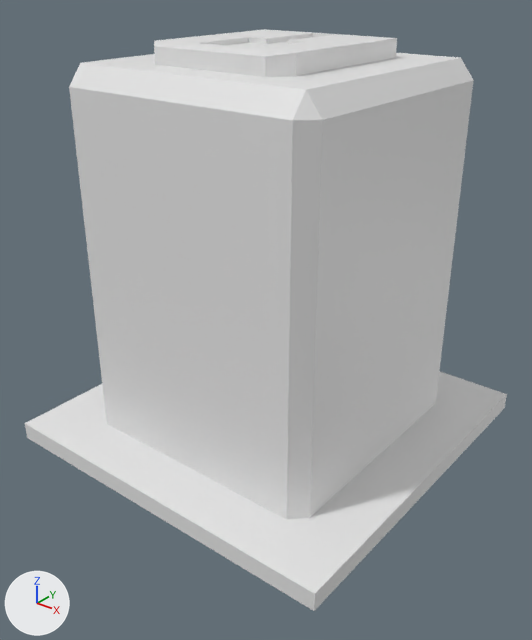
The Blender file ExternalAssets/Blender/Door02.blend, before and after one commit.
Both versions are drawn from a 50 mm camera at (0.93, -1.192, 1.009) aimed at (0.025, -0.061, 0.308). The lights are fixed; the arrows at lower left show +X, +Y and +Z. Materials are left out; every surface is plain grey.

Objects in the first picture: 'Base', 'Door', 'Lock'.
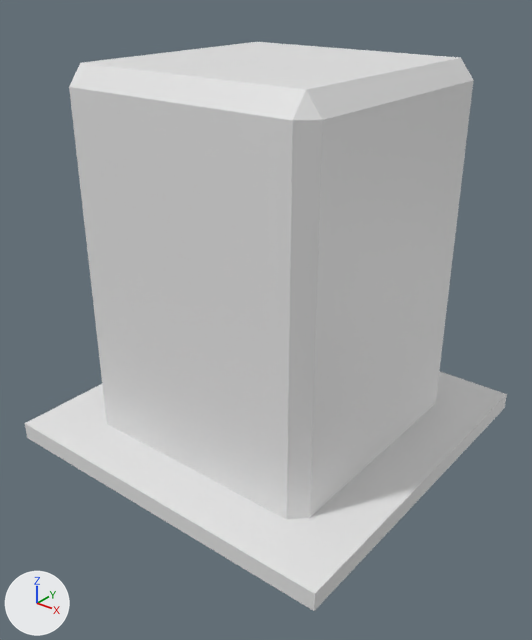
Where the change shows, as pixel boxes [x1, y1, x2, y2] in the pictures (532 x 640 px):
'Lock', deleted
    before: [154, 29, 397, 77]

Diff of the bpy script that builds the scene:
```diff
--- a/ExternalAssets/Blender/Door02.blend.py
+++ b/ExternalAssets/Blender/Door02.blend.py
@@ ob_lock @@
-ob_lock = bpy.data.objects.new('Lock', me_lock)
-ob_lock.parent = ob_door
-ob_lock.matrix_parent_inverse = Matrix(((1.259, 0.0, 0.0, 0.0), (0.0, 1.259, 0.0, 0.0), (0.0, 0.0, 1.0, 0.0), (0.0, 0.0, 0.0, 1.0)))
-ob_lock.location = (0.0, 0.00647, 0.87)
-ob_lock.rotation_euler = (-1.571, 0.0, 3.142)  # degrees (-90, 0, 180)
-ob_lock.scale = (0.417, 0.0622, 0.417)
```
